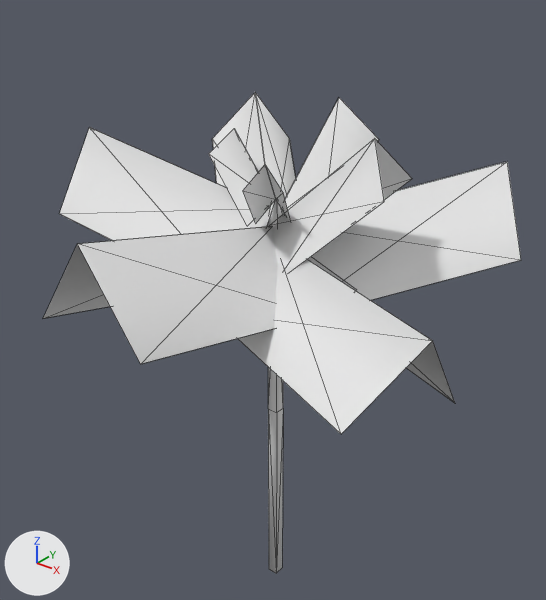
A saved change to the OBJ model game/models/pro_palm.obj.
Rendered twice from a 50 mm lens placed at (97.5, -122.4, 146.6), pointed at (-3.0, 3.2, 68.7). The lights are fixed; the arrows at lower left show +X, +Y and +Z. Mesh edges are drawn as thin lines. Where no turn or scale is listed for an object, it has been applied to the vertices.

Names of what the first picture shows: 'bark'.
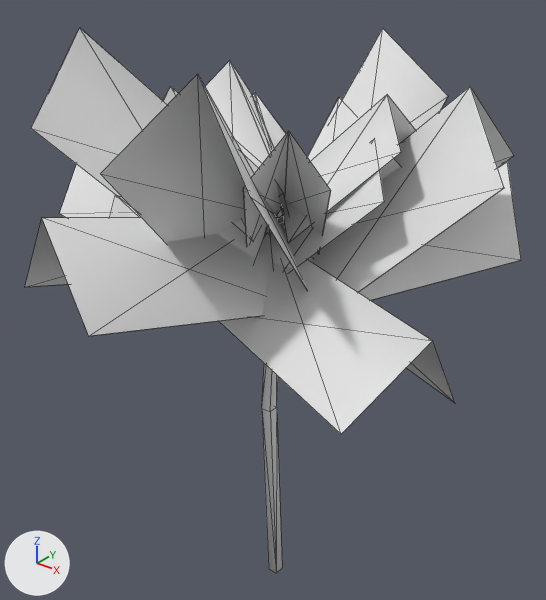
The newer file is also rescaled (x1.333) as a whole; pictures and numbers use the older file's frame.

Where the change shows, as pixel boxes [x1, y1, x2, y2] in the pictures (546 x 600 px; the box of a moved part takes in the faces that stretch with it):
'bark', reshaped (14% taller)
    before: [43, 93, 521, 573]
    after: [25, 28, 521, 573]
part 1 of me_bark, moved or reshaped
    before: [43, 226, 278, 364]
    after: [243, 131, 331, 254]
part 2 of me_bark, added
    after: [205, 61, 274, 168]
part 3 of me_bark, added
    after: [163, 87, 259, 242]
part 4 of me_bark, added
    after: [282, 95, 416, 243]
part 5 of me_bark, added
    after: [311, 86, 514, 292]
part 6 of me_bark, added
    after: [31, 28, 268, 259]
part 7 of me_bark, added
    after: [100, 74, 307, 289]
part 8 of me_bark, added
    after: [342, 28, 448, 131]
part 9 of me_bark, added
    after: [109, 195, 130, 218]
part 10 of me_bark, added
    after: [25, 217, 272, 336]
part 11 of me_bark, moved or reshaped
    before: [268, 367, 283, 573]
    after: [262, 364, 282, 573]

The change, as a list of edits to the scene's bpy script:
```text
Change me_bark:
    where me_bark.from_pydata(...)  # 144 vertices, 236 faces; spans x -53.2..49.4, y -52.0..46.1, z -11.8..113.1
    verts and faces of me_bark; kept vertices keep their numbers, new ones are numbered from 144
    me_bark part 1: the loose piece of 12 vertices spanning x -13.0..13.3, y -52.0..-0.7, z 71.1..100.8 is multiplied about its middle by the matrix ((0.461, -0.316, -0.175), (0.361, 0.39, 0.246), (-0.016, -0.302, 0.502)), then moved by (10.5, 16.5, 14.0)
    me_bark part 2: the loose piece of 12 vertices spanning x -34.7..2.5, y -4.5..32.9, z 75.3..111.6 is copied, and the copy is multiplied about its middle by the matrix ((0.724, -0.237, 0.084), (0.247, 0.721, -0.087), (-0.052, 0.11, 0.757)), then moved by (2.5, -8.0, 12.6); it spans x -27.5..1.0, y -4.5..18.0, z 90.5..121.1
    me_bark part 3: the loose piece of 12 vertices spanning x -53.2..1.4, y -20.3..13.2, z 74.7..104.4 is copied, and the copy is multiplied about its middle by the matrix ((0.446, -0.286, 0.251), (0.232, 0.511, 0.169), (-0.301, -0.029, 0.502)), then moved by (16.2, -4.4, 14.1); it spans x -25.2..1.4, y -22.5..3.5, z 88.3..118.9
    me_bark part 4: the loose piece of 12 vertices spanning x -0.8..29.1, y -7.6..12.1, z 79.4..111.0 is copied, and the copy is multiplied about its middle by the matrix ((0.957, -0.084, -0.019), (0.085, 0.957, 0.034), (0.016, -0.035, 0.96)), then moved by (0.7, 2.6, 8.3); it spans x 0.9..29.5, y -5.8..15.5, z 88.2..118.8
    me_bark part 5: the loose piece of 12 vertices spanning x -9.1..45.3, y -9.1..46.1, z 71.8..101.5 is copied, and the copy is multiplied about its middle by the matrix ((0.789, 0.362, -0.496), (-0.486, 0.862, -0.143), (0.376, 0.354, 0.857)), then moved by (3.3, -7.7, 7.9); it spans x -0.8..47.9, y -6.9..31.0, z 68.2..120.5
    me_bark part 6: the loose piece of 12 vertices spanning x -53.2..1.4, y -20.3..13.2, z 74.7..104.4 is copied, and the copy is multiplied about its middle by the matrix ((0.675, -0.639, 0.368), (0.53, 0.767, 0.362), (-0.514, -0.049, 0.857)), then moved by (10.0, -12.9, 15.1); it spans x -41.4..2.9, y -42.8..3.5, z 78.4..130.6
    me_bark part 7: the loose piece of 12 vertices spanning x -13.0..13.3, y -52.0..-0.7, z 71.1..100.8 is copied, and the copy is multiplied about its middle by the matrix ((0.956, -0.265, -0.129), (0.294, 0.815, 0.5), (-0.027, -0.515, 0.857)), then moved by (6.9, 5.6, 14.9); it spans x -10.4..26.7, y -47.1..1.7, z 74.6..126.8
    me_bark part 8: the loose piece of 12 vertices spanning x -8.2..8.1, y 0.0..29.1, z 81.5..113.1 is copied, and the copy is multiplied about its middle by the matrix ((1.632, 0.15, -0.065), (-0.151, 1.633, -0.012), (0.064, 0.018, 1.639)), then moved by (0.7, 10.1, 3.4); it spans x -12.5..15.3, y 0.9..48.9, z 74.5..126.7
    me_bark part 9: the loose piece of 12 vertices spanning x -53.2..1.4, y -20.3..13.2, z 74.7..104.4 is copied, and the copy is turned 9.7 degrees about the z axis through its middle and scaled by 0.75, then moved by (7.2, -3.5, -8.9); it spans x -40.1..2.6, y -22.4..8.3, z 69.5..91.8
    me_bark part 10: the loose piece of 12 vertices spanning x -13.0..13.3, y -52.0..-0.7, z 71.1..100.8 is copied, and the copy is turned -11.2 degrees about the z axis through its middle, then moved by (-7.3, 1.7, 1.2); it spans x -25.0..10.7, y -52.4..3.0, z 72.3..102.0
    me_bark part 11
    add verts[0] = (-2.7, 1.0, 41.0)  # moved
    add verts[4] = (0.0, 1.0, 41.0)  # moved, pixel (276, 407)
    add verts[1] = (-2.7, -1.6, 41.0)  # moved, pixel (261, 408)
    add verts[5] = (0.0, -1.6, 41.0)  # moved, pixel (270, 411)
```
